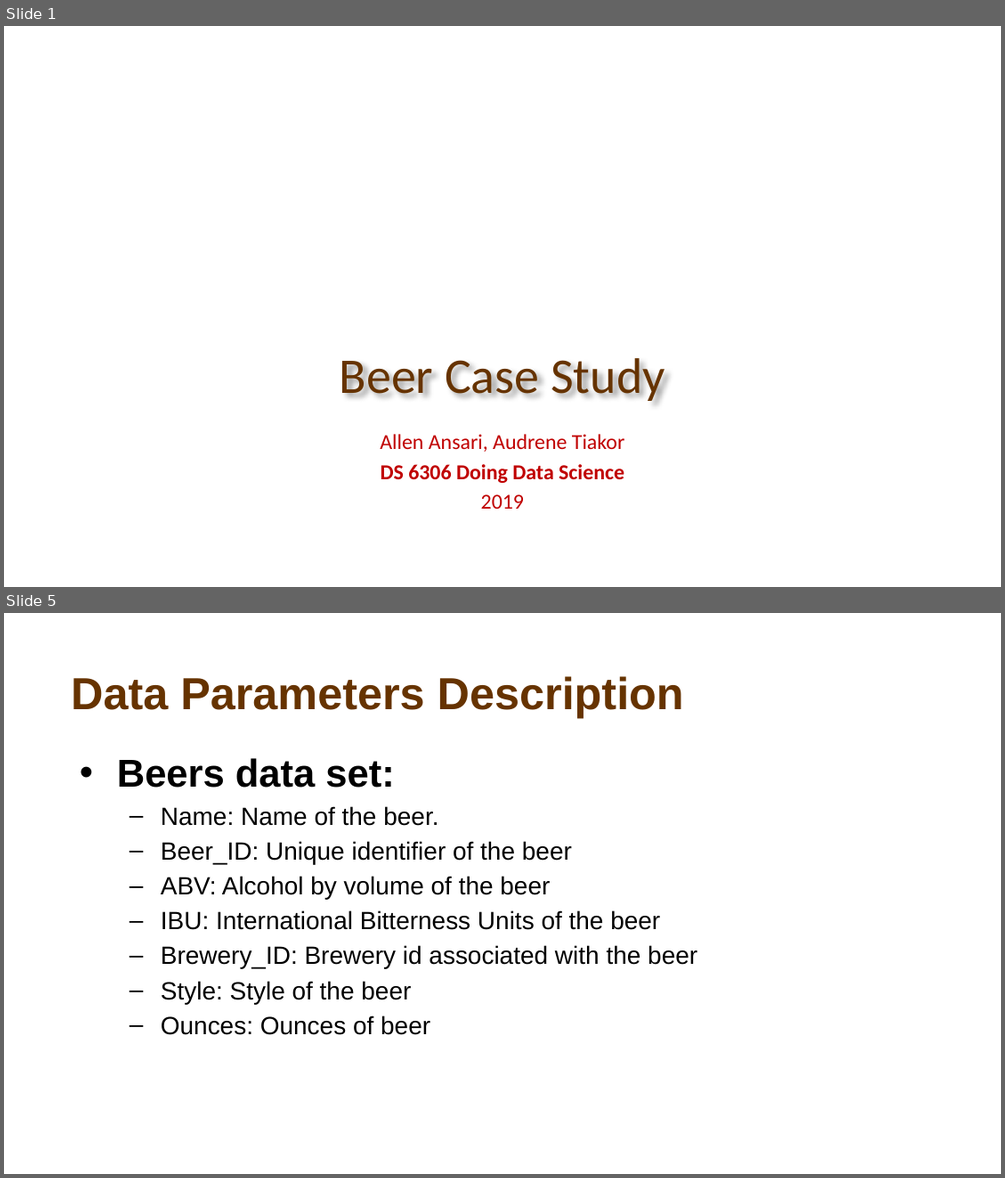
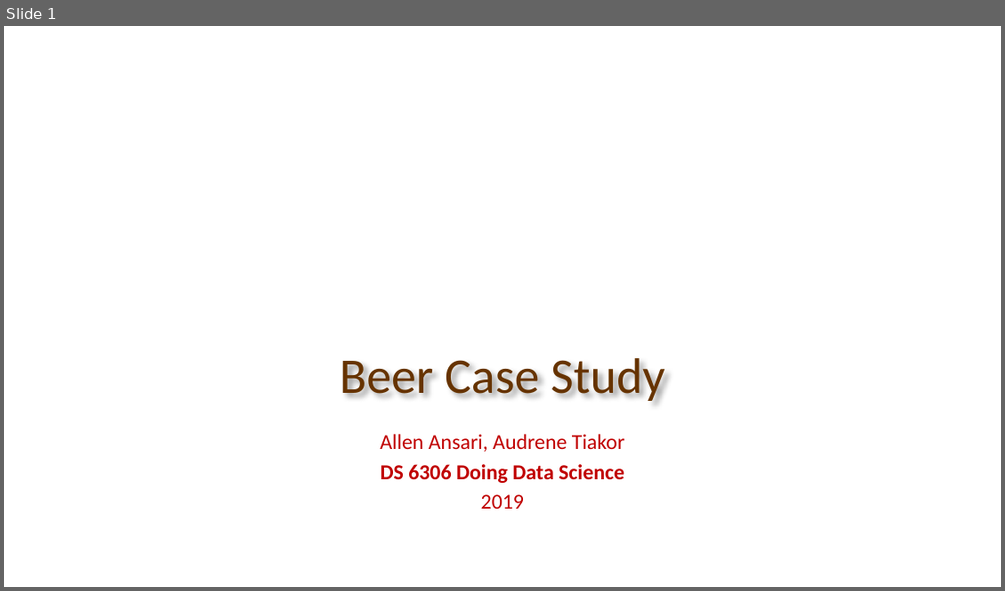
Before and after one commit to atiakor0/Beer_Study, a slide deck: Beer Study.pptx. Shown one above the other, each under a label of ours: slides 1 and 5 before the commit, slide 1 after it; the slides between them are not shown. The pictures are 1005x1178 and 1005x591 pixels, drawn with LibreOffice and Linux fonts; fonts in the diff are those of the drawing; background and template pictures are left out. Boxes give left, top, right and bottom in pixels: in the first picture for what was removed or moved away, otherwise in the second. Text is boxed around its words. In the diff, an @@ line names an element or a change of style, - is before the commit and + after.

```diff
--- a/Beer Study.pptx
+++ b/Beer Study.pptx
@@ slide 5 removed at (x1=4, y1=613, x2=1001, y2=1174), background picture (left out) @@
@@ title removed at (x1=71, y1=676, x2=684, y2=718) @@
-Data Parameters Description
@@ text removed at (x1=117, y1=758, x2=697, y2=1035) @@
-• Beers data set:
-  – Name: Name of the beer.
-  – Beer_ID: Unique identifier of the beer
-  – ABV: Alcohol by volume of the beer
-  – IBU: International Bitterness Units of the beer
-  – Brewery_ID: Brewery id associated with the beer
-  – Style: Style of the beer
-  – Ounces: Ounces of beer
```
Also in this commit, not shown: 6 slides changed, 1 slide added, 5 other slides removed.
